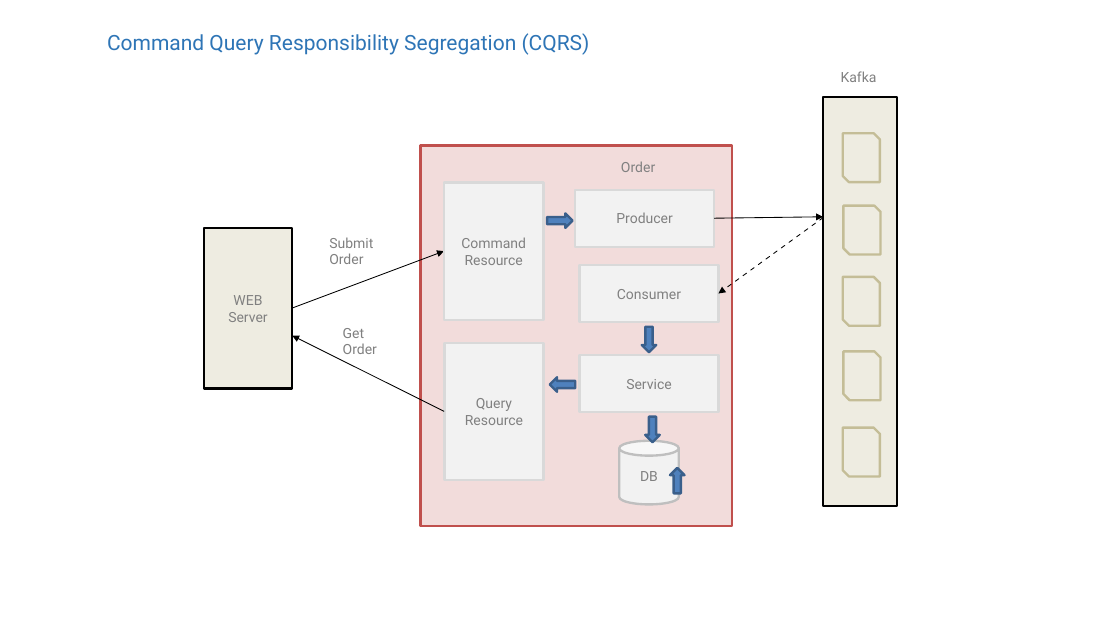
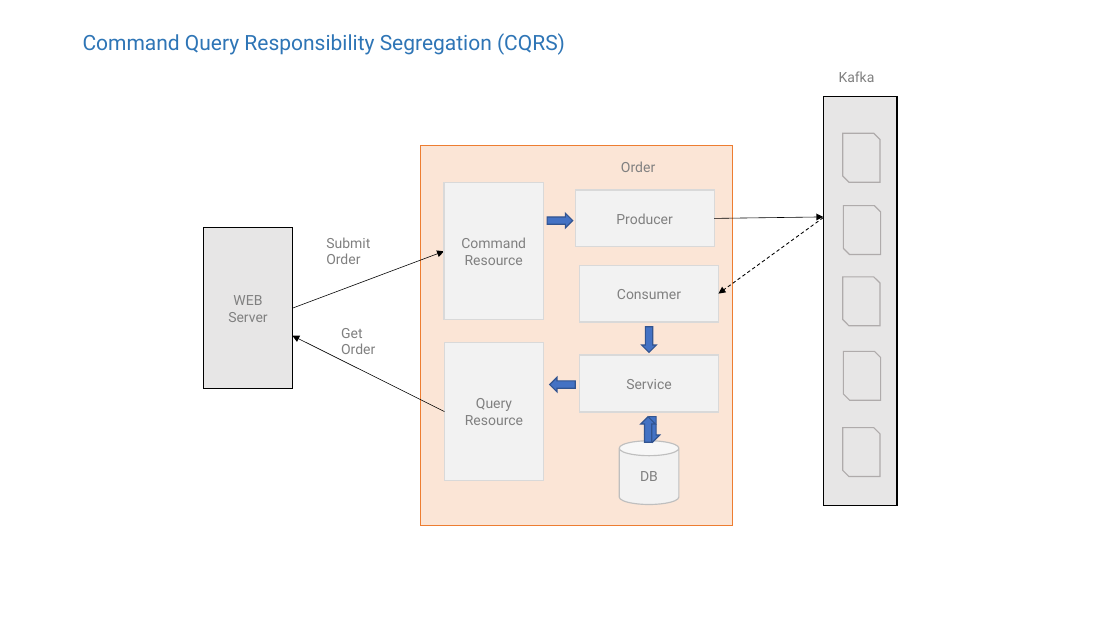
Before and after one commit to michaellif/event-driven-microservices-example, a slide deck: slide 18 of MicroservicesTraining.pptx (slide 17 before the commit). Drawn at 1120x630 pixels with LibreOffice and Linux fonts; fonts in the diff are those of the drawing. Boxes give left, top, right and bottom in pixels: in the first picture for what was removed or moved away, otherwise in the second. Text is boxed around its words. In the diff, an @@ line names an element or a change of style, - is before the commit and + after.

```diff
--- a/MicroservicesTraining.pptx
+++ b/MicroservicesTraining.pptx
@@ text "Command Query Responsibility Segregation (CQRS)": place and size @@
-text "Command Query Responsibility Segregation (CQRS)" at box(107, 33, 590, 55)
+text "Command Query Responsibility Segregation (CQRS)" at box(83, 33, 565, 55)
@@ rectangle at box(823, 97, 897, 506): fill #EEECE1 to #E7E6E6; outline #000000 2 pt to #000000 1 pt @@
@@ rectangle at box(420, 145, 733, 526): fill #F2DCDB to #FBE5D6; outline #C0504D 2 pt to #ED7D31 1 pt @@
@@ rectangle "Command" at box(444, 182, 544, 319): outline #D9D9D9 2 pt to #D9D9D9 1 pt @@
@@ freeform shape removed at box(714, 217, 823, 218) @@
@@ arrow added from (714, 218) to (823, 217), #000000 0.5 pt @@
@@ freeform shape removed at box(718, 218, 823, 293) @@
@@ arrow added from (823, 218) to (718, 294), #000000 0.75 pt dashed @@
@@ freeform shape removed at box(292, 251, 444, 308) @@
@@ arrow added from (292, 308) to (444, 251), #000000 0.5 pt @@
@@ freeform shape removed at box(292, 335, 444, 411) @@
@@ arrow added from (444, 412) to (292, 336), #000000 0.5 pt @@
@@ fill #4F81BD to #4472C4; outline #3A5F8C 2 pt to #325491 1 pt; proportions changed in 5 elements at box(642, 327, 656, 352), box(645, 417, 660, 442), box(550, 378, 575, 392), box(547, 213, 573, 227), box(641, 417, 655, 442) @@
@@ down arrow: place and size @@
-down arrow at box(670, 468, 685, 493)
+down arrow at box(641, 417, 655, 442)
@@ cylinder "DB" at box(619, 441, 679, 505): outline #BFBFBF 2 pt to #BFBFBF 1 pt; proportions changed @@
@@ fill #EEECE1 to #E7E6E6; outline #C4BD97 2 pt to #AFABAB 1 pt; proportions changed in 5 elements at box(843, 134, 880, 182), box(844, 206, 881, 255), box(843, 277, 880, 326), box(844, 351, 881, 400), box(843, 428, 880, 476) @@
```
Also in this commit, not shown: 19 other slides changed.
